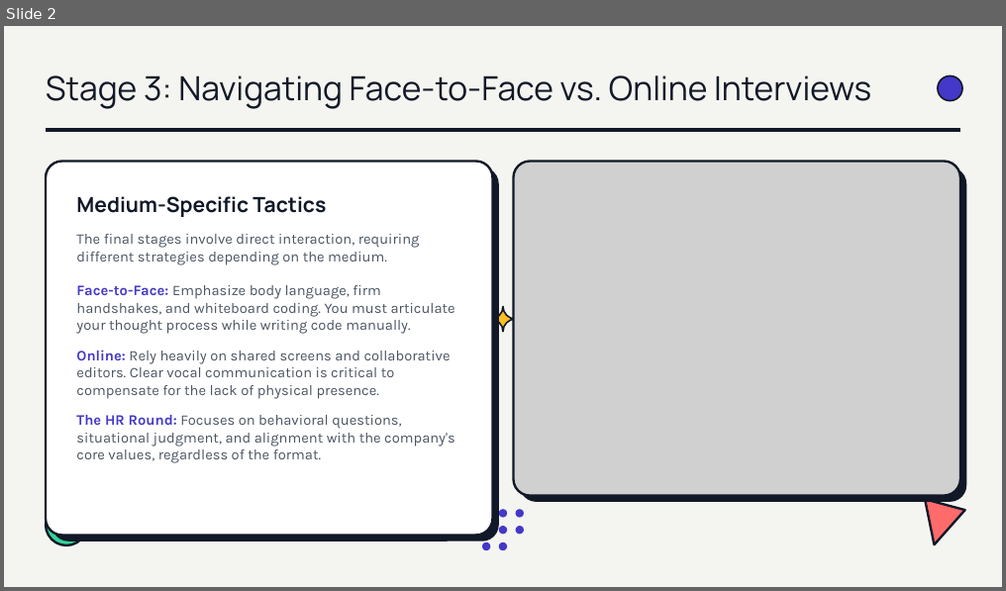
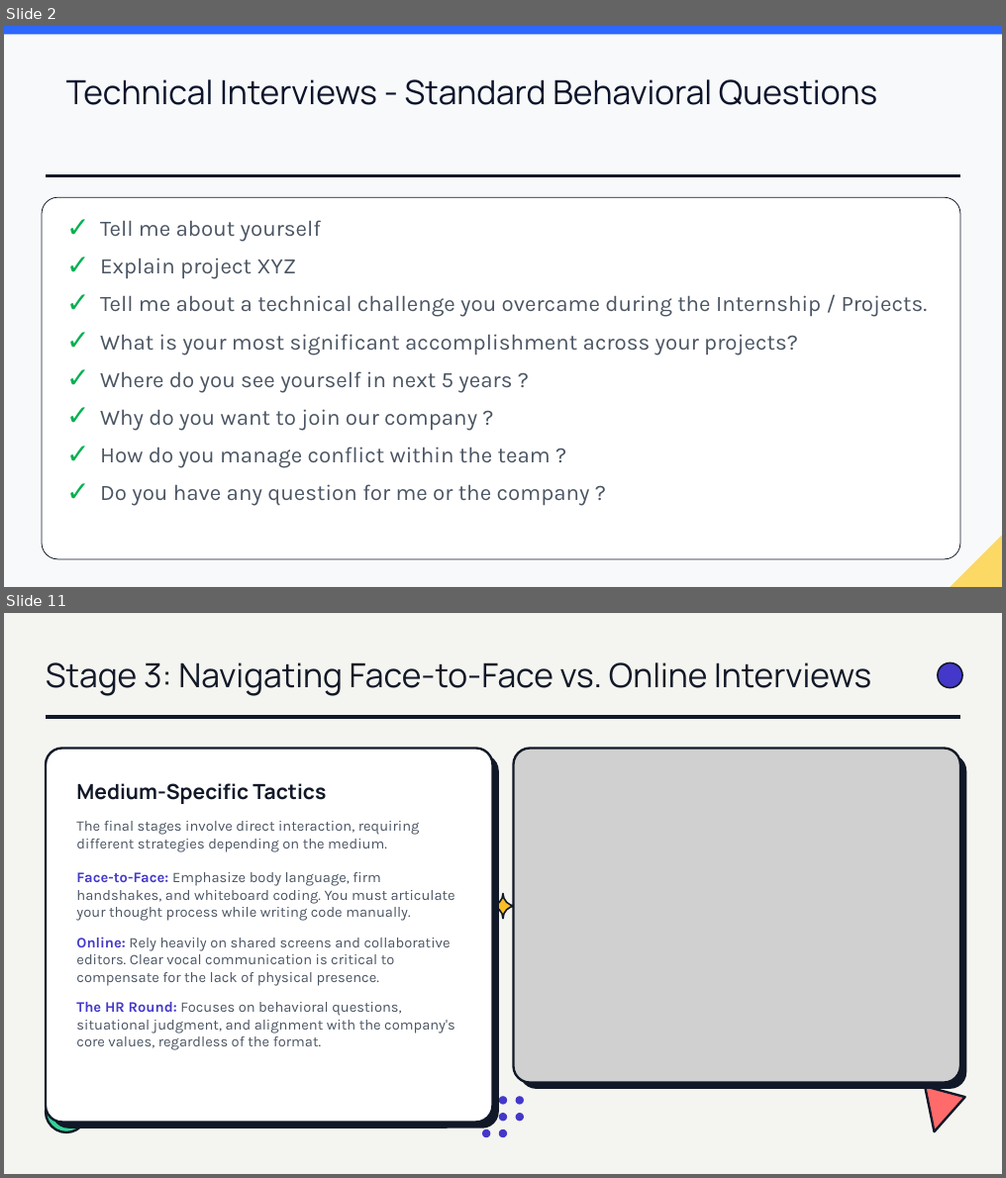
Before and after one commit to brinda-25/workshop, a slide deck: Day4/Mastering_Interview.pptx. Shown one above the other, each under a label of ours: slide 2 before the commit, slides 2 and 11 after it; the slides between them are not shown. The pictures are 1006x591 and 1006x1178 pixels, drawn with LibreOffice and Linux fonts; fonts in the diff are those of the drawing; grey boxes stand for pictures; background and template pictures are left out. Boxes give left, top, right and bottom in pixels: in the first picture for what was removed or moved away, otherwise in the second. Text is boxed around its words. In the diff, an @@ line names an element or a change of style, - is before the commit and + after.

Commit message:
added behavioral questions

```diff
--- a/Day4/Mastering_Interview.pptx
+++ b/Day4/Mastering_Interview.pptx
@@ slide 2 added at [4,26,1002,587], background picture (left out) @@
@@ rectangle added at [4,26,1002,587], fill #F8F9FA @@
@@ rectangle added at [4,26,1002,34], fill #2D68FE @@
@@ text added at [66,79,877,105], 32 pt, text #0B132B @@
+Technical Interviews - Standard Behavioral Questions
@@ rounded rectangle added at [42,197,960,560], fill #FFFFFF, outline #111827 0.75 pt @@
@@ line added from (46, 175) to (960, 175), #111827 3 pt @@
@@ text added at [100,220,928,506], 21.3 pt, text #4B5563 @@
+✓ Tell me about yourself
+✓ Explain project XYZ
+✓ Tell me about a technical challenge you overcame during the Internship / Projects.
+✓ What is your most significant accomplishment across your projects?
+✓ Where do you see yourself in next 5 years ?
+✓ Why do you want to join our company ?
+✓ How do you manage conflict within the team ?
+✓ Do you have any question for me or the company ?
@@ freeform shape added at [950,536,1002,587], fill #FFC300 at 60% opacity @@
@@ what was slide 2 is now slide 11 @@
```
Also in this commit, not shown: 8 other slides added.
